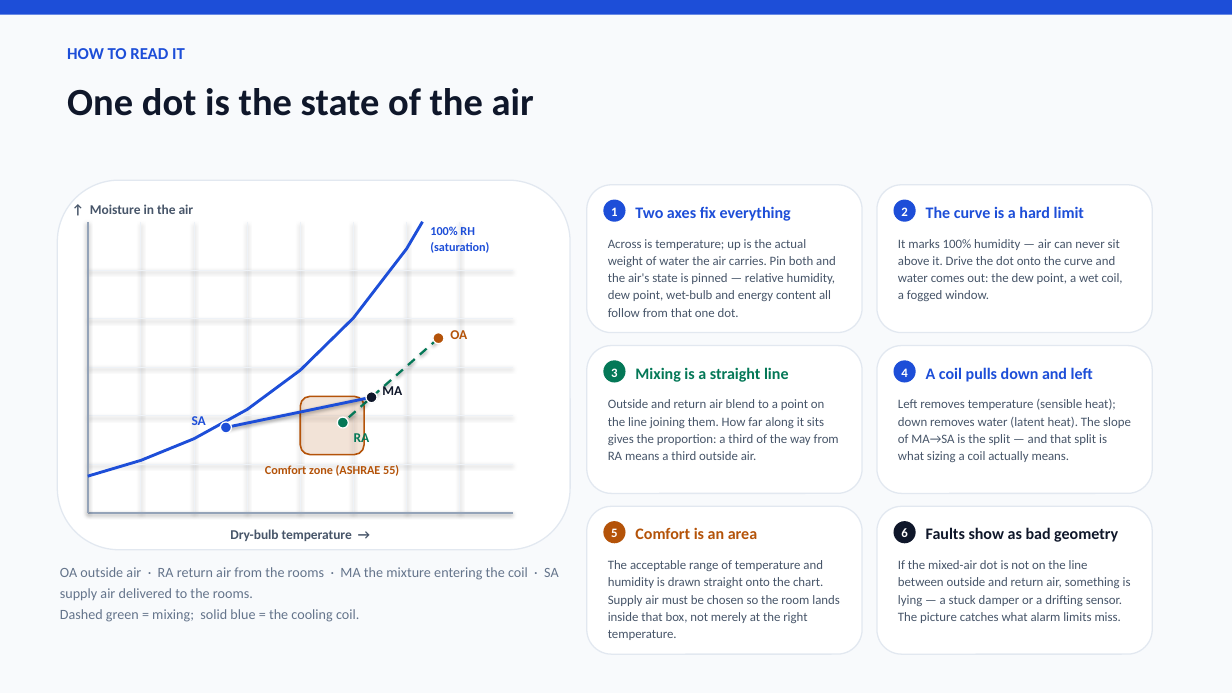
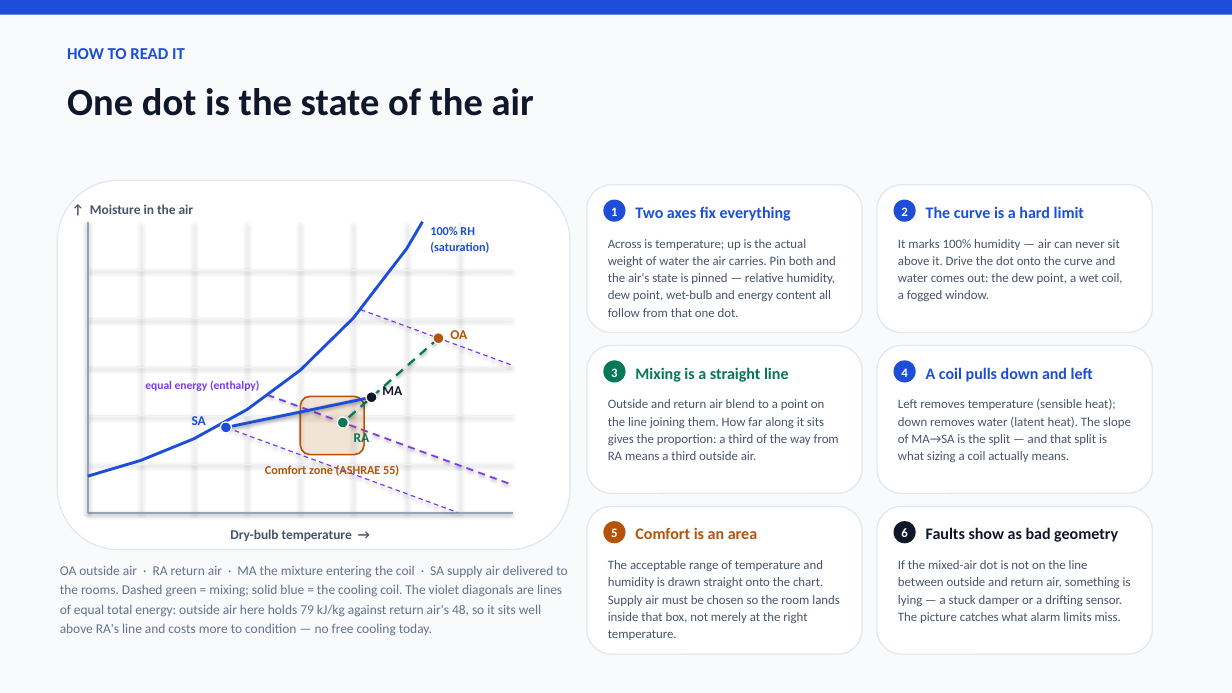
Before and after one commit to mason96924/red5-AHUX, a slide deck: slide 4 of Psychart-HVAC-ASHRAE-Overview.pptx. Drawn at 1232x693 pixels with LibreOffice and Linux fonts; fonts in the diff are those of the drawing. Boxes give left, top, right and bottom in pixels: in the first picture for what was removed or moved away, otherwise in the second. Text is boxed around its words. In the diff, an @@ line names an element or a change of style, - is before the commit and + after.

```diff
--- a/Psychart-HVAC-ASHRAE-Overview.pptx
+++ b/Psychart-HVAC-ASHRAE-Overview.pptx
@@ line added from (361, 310) to (513, 366), #7C3AED 0.9 pt dashed @@
@@ text added at <box>145,380,259,391</box>, 9 pt, text #7C3AED, bold @@
+equal energy (enthalpy)
@@ line added from (267, 395) to (513, 485), #7C3AED 1.4 pt dashed @@
@@ line added from (220, 425) to (457, 513), #7C3AED 0.9 pt dashed @@
@@ text at <box>60,565,567,636</box>: text changed; size 11 to 10.5 pt @@
-OA outside air · RA return air from the rooms · MA the mixture entering the coil · SA supply air delivered to the rooms.
-Dashed green = mixing; solid blue = the cooling coil.
+OA outside air · RA return air · MA the mixture entering the coil · SA supply air delivered to the rooms. Dashed green = mixing; solid blue = the cooling coil. The violet diagonals are lines of equal total energy: outside air here holds 79 kJ/kg against return air's 48, so it sits well above RA's line and costs more to condition — no free cooling today.
```
Also in this commit, not shown: 1 other slide changed, 3 other files.
